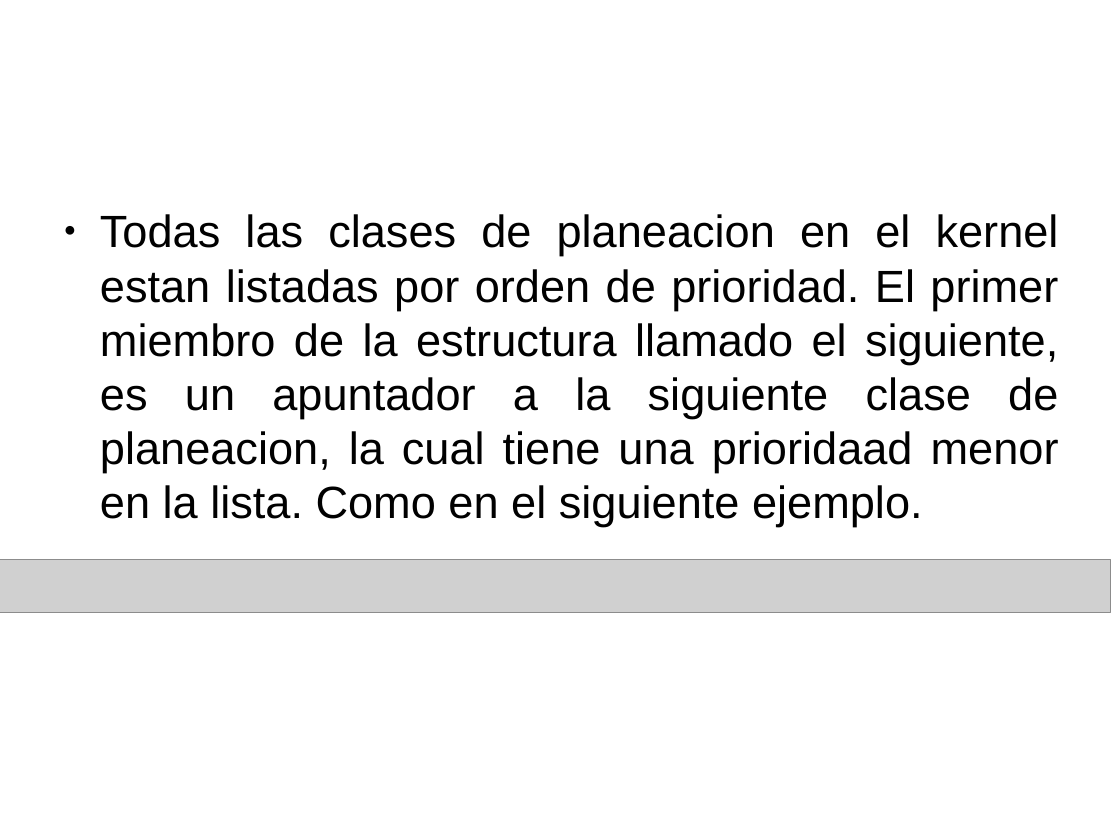
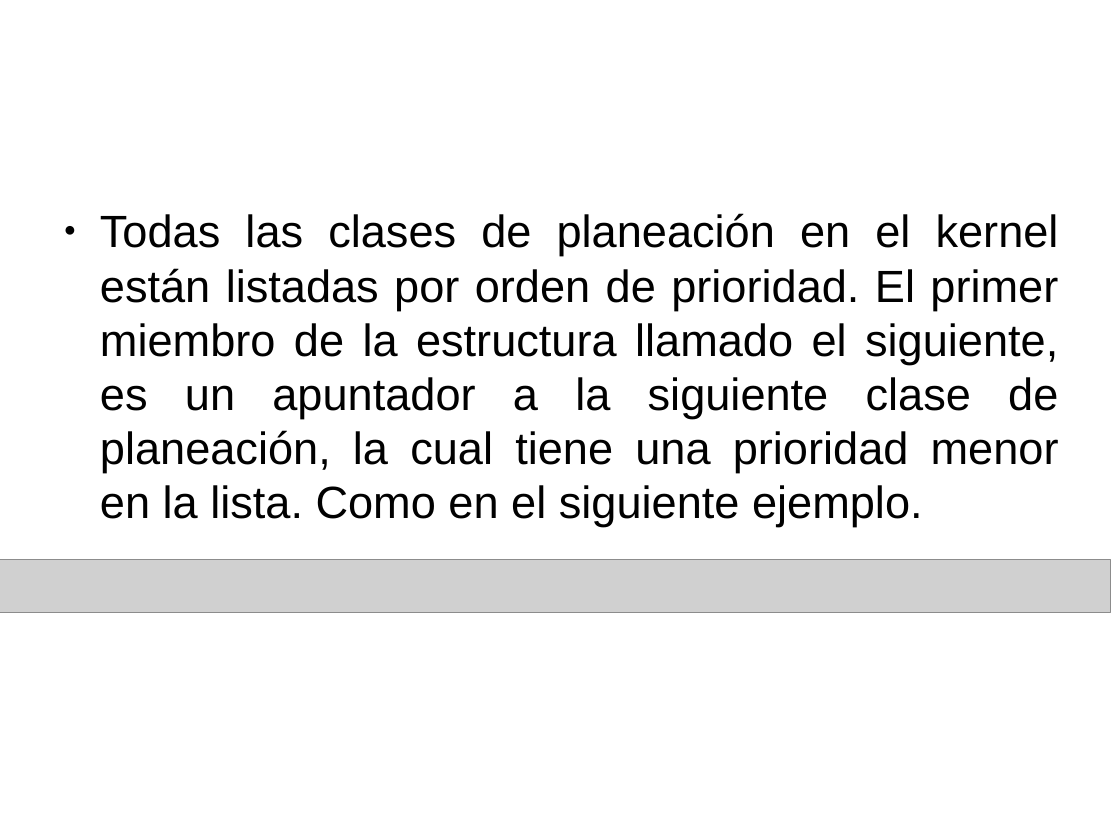
Before and after one commit to gwolf/clase-sistop-2017-01, a slide deck: slide 13 of exposiciones/planificadorCFS/planificadorCFS.pptx. Drawn at 1120x840 pixels with LibreOffice and Linux fonts; fonts in the diff are those of the drawing; grey boxes stand for pictures; background and template pictures are left out. Boxes give left, top, right and bottom in pixels: in the first picture for what was removed or moved away, otherwise in the second. Text is boxed around its words. In the diff, an @@ line names an element or a change of style, - is before the commit and + after.

```diff
--- a/exposiciones/planificadorCFS/planificadorCFS.pptx
+++ b/exposiciones/planificadorCFS/planificadorCFS.pptx
@@ text at bbox=[100, 213, 1059, 527]: text changed @@
-● Todas las clases de planeacion en el kernel estan listadas por orden de prioridad. El primer miembro de la estructura llamado el siguiente, es un apuntador a la siguiente clase de planeacion, la cual tiene una prioridaad menor en la lista. Como en el siguiente ejemplo.
+● Todas las clases de planeación en el kernel están listadas por orden de prioridad. El primer miembro de la estructura llamado el siguiente, es un apuntador a la siguiente clase de planeación, la cual tiene una prioridad menor en la lista. Como en el siguiente ejemplo.
```
Also in this commit, not shown: 17 other slides changed.
